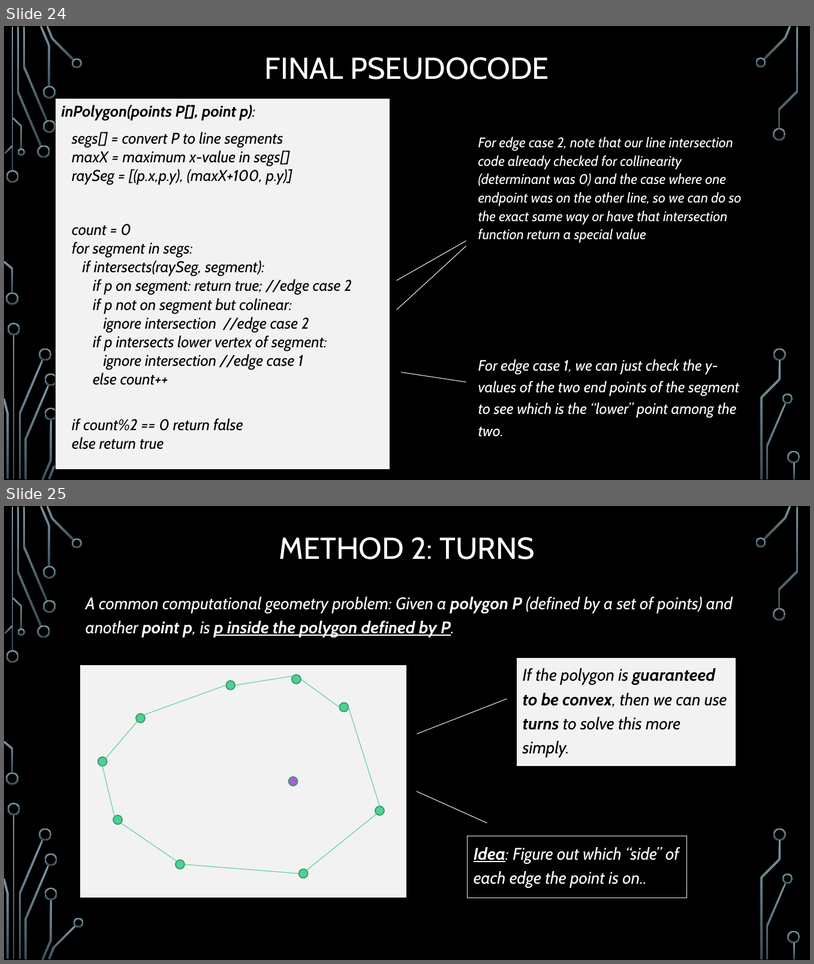
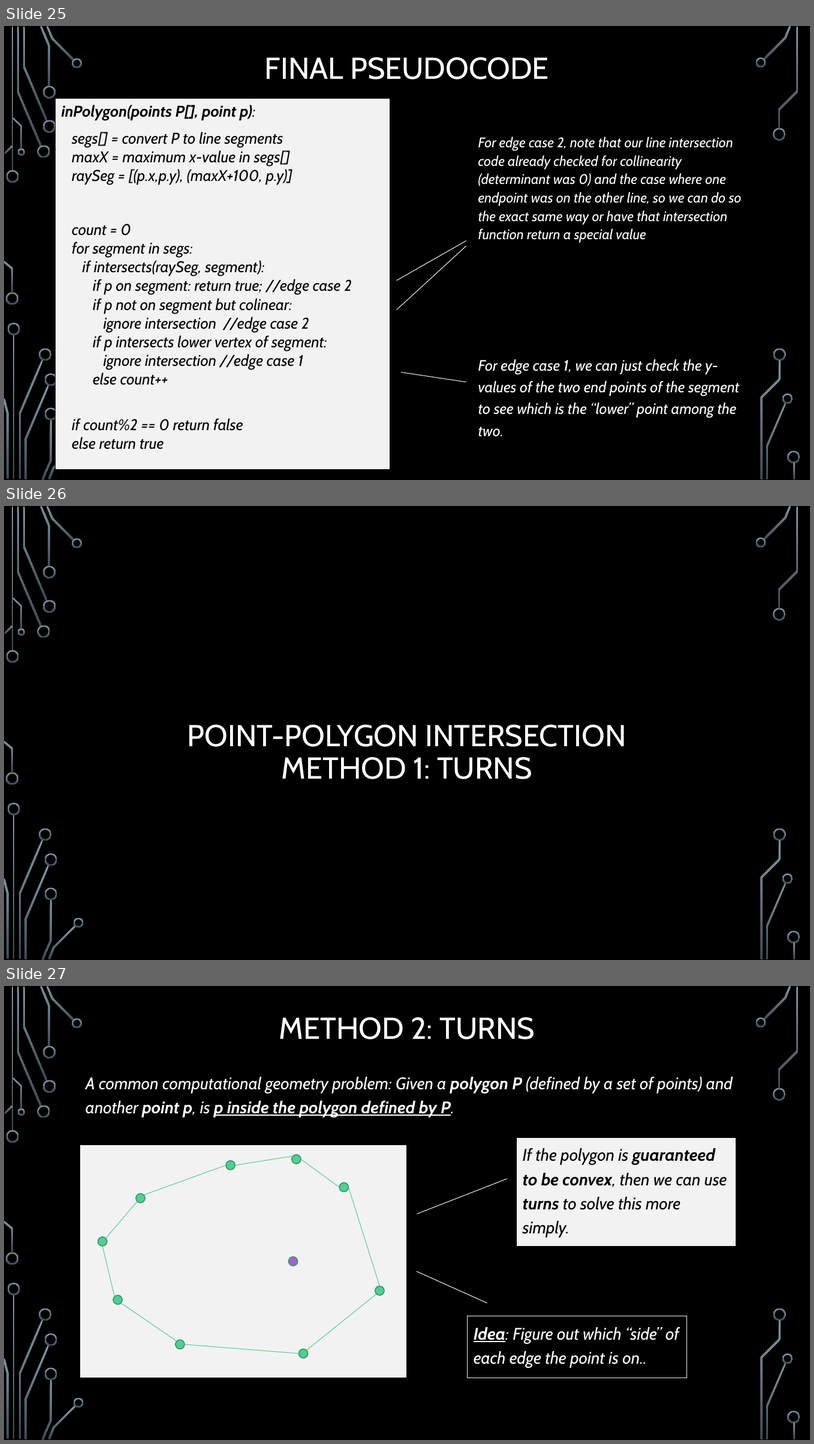
Before and after one commit to janiceeguo/advAlgo, a slide deck: slides/ComputationalGeom-part1-Intersections.pptx. Shown one above the other, each under a label of ours: slides 24 and 25 before the commit, slides 25, 26 and 27 after it. The pictures are 814x964 and 814x1444 pixels, drawn with LibreOffice and Linux fonts; fonts in the diff are those of the drawing; background and template pictures are left out. Boxes give left, top, right and bottom in pixels: in the first picture for what was removed or moved away, otherwise in the second. Text is boxed around its words. In the diff, an @@ line names an element or a change of style, - is before the commit and + after.

```diff
--- a/slides/ComputationalGeom-part1-Intersections.pptx
+++ b/slides/ComputationalGeom-part1-Intersections.pptx
@@ slide 26 added at bbox=[4, 506, 810, 960], background picture (left out); not listed: 36 template elements that a slide beside it also shows @@
@@ title added at bbox=[188, 724, 626, 779], 36 pt, text #FFFFFF @@
+POINT-POLYGON INTERSECTION
+METHOD 1: TURNS
@@ what was slide 24 is now slide 25 @@
@@ what was slide 25 is now slide 27 @@
```
Also in this commit, not shown: 8 other slides added, 7 other files.
